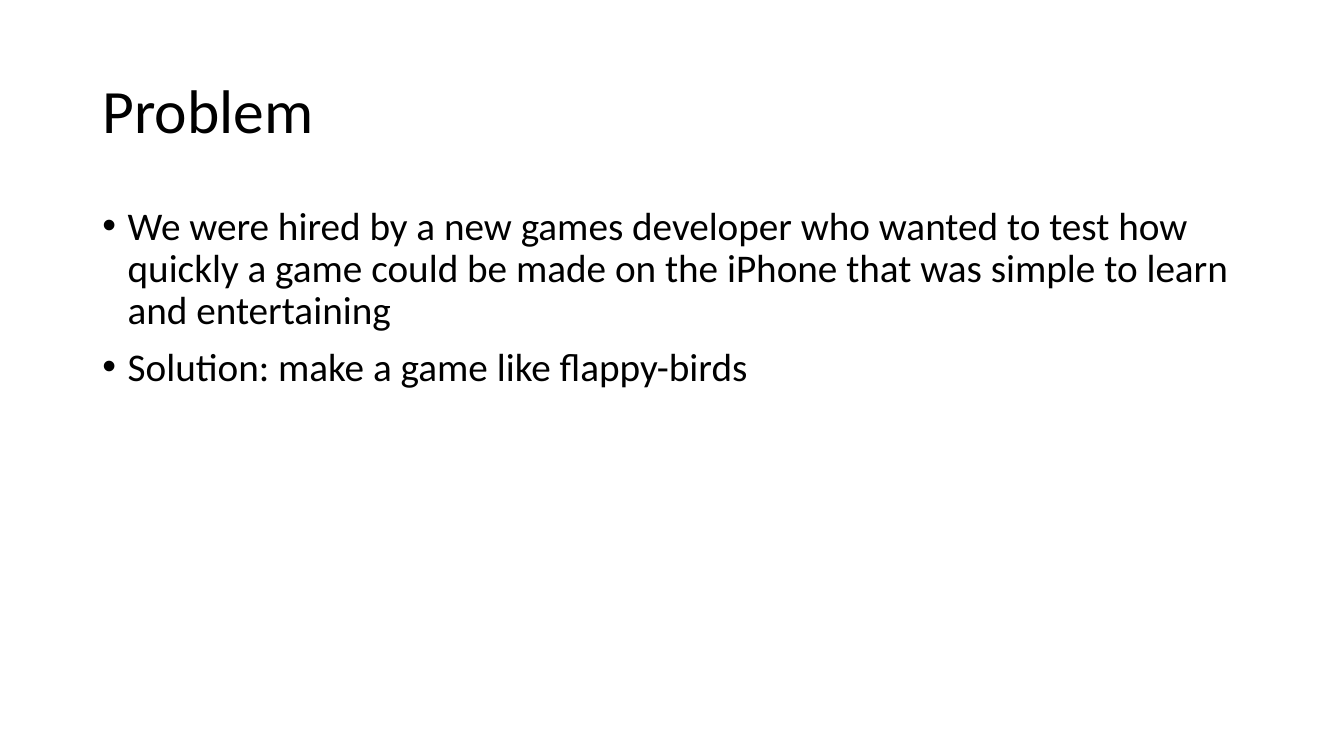
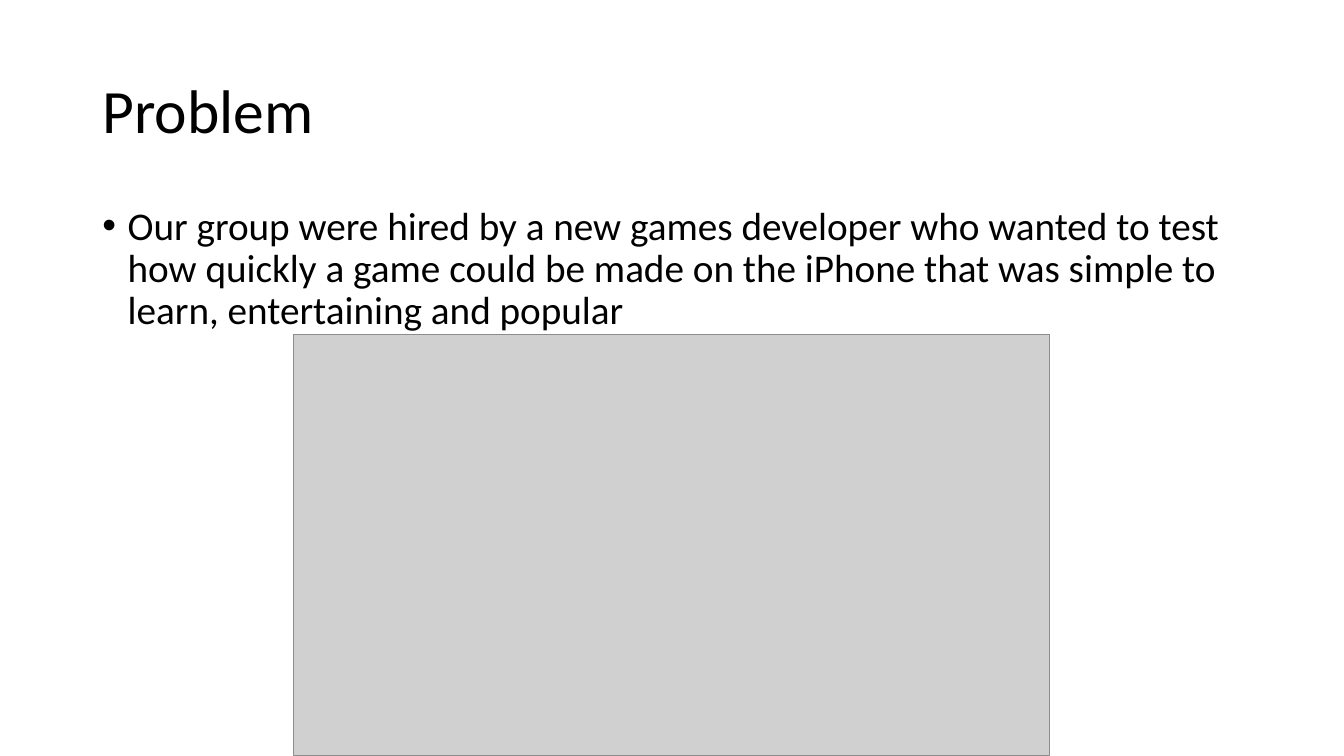
Before and after one commit to uts-ios-dev/project3-group-16, a slide deck: slide 3 of PresentationSlides.pptx. Drawn at 1344x756 pixels with LibreOffice and Linux fonts; fonts in the diff are those of the drawing; grey boxes stand for pictures. Boxes give left, top, right and bottom in pixels: in the first picture for what was removed or moved away, otherwise in the second. Text is boxed around its words. In the diff, an @@ line names an element or a change of style, - is before the commit and + after.

```diff
--- a/PresentationSlides.pptx
+++ b/PresentationSlides.pptx
@@ text at (128, 212, 1219, 335): text changed @@
-• We were hired by a new games developer who wanted to test how quickly a game could be made on the iPhone that was simple to learn and entertaining
-• Solution: make a game like flappy-birds
+• Our group were hired by a new games developer who wanted to test how quickly a game could be made on the iPhone that was simple to learn, entertaining and popular
@@ picture added at (294, 334, 1051, 756) @@
```
Also in this commit, not shown: 7 other slides changed, 2 slides added, 1 slide removed.
